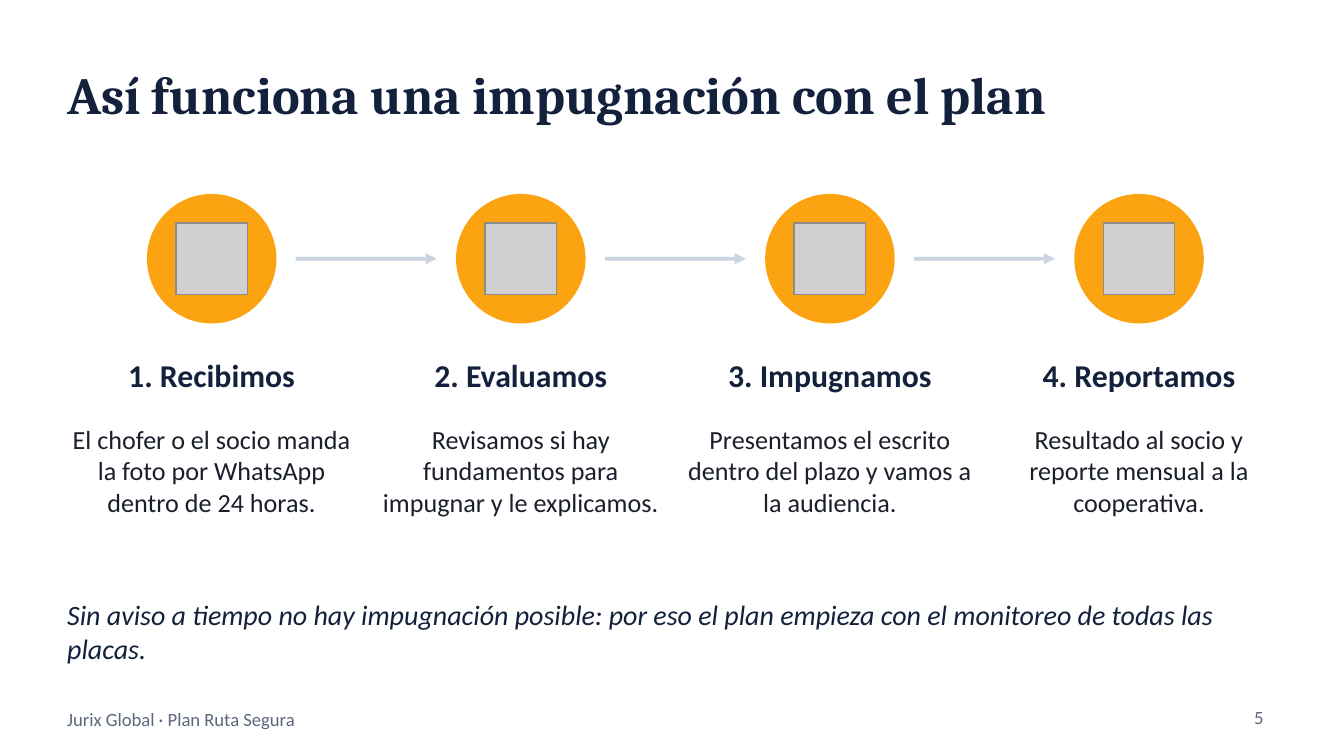
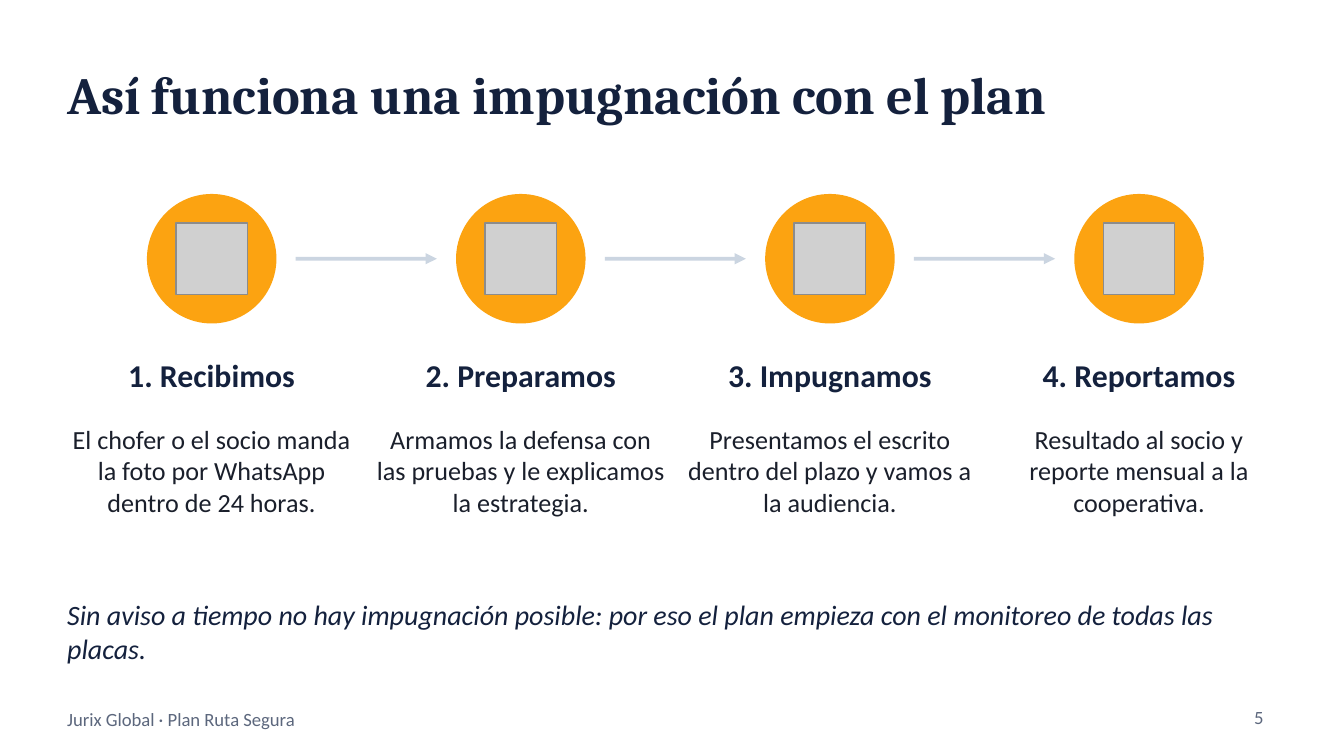
Before and after one commit to fernandotufino1983-arch/Almacenamiento-claude, a slide deck: slide 5 of jurix-global/presentacion-plan-ruta-segura.pptx. Drawn at 1344x756 pixels with LibreOffice and Linux fonts; fonts in the diff are those of the drawing; grey boxes stand for pictures. Boxes give left, top, right and bottom in pixels: in the first picture for what was removed or moved away, otherwise in the second. Text is boxed around its words. In the diff, an @@ line names an element or a change of style, - is before the commit and + after.

```diff
--- a/jurix-global/presentacion-plan-ruta-segura.pptx
+++ b/jurix-global/presentacion-plan-ruta-segura.pptx
@@ text at [426, 366, 615, 392]: text changed @@
-2. Evaluamos
+2. Preparamos
@@ text at [377, 431, 664, 517]: text changed @@
-Revisamos si hay fundamentos para impugnar y le explicamos.
+Armamos la defensa con las pruebas y le explicamos la estrategia.
```
Also in this commit, not shown: 1 other slide changed, 1 other file.
